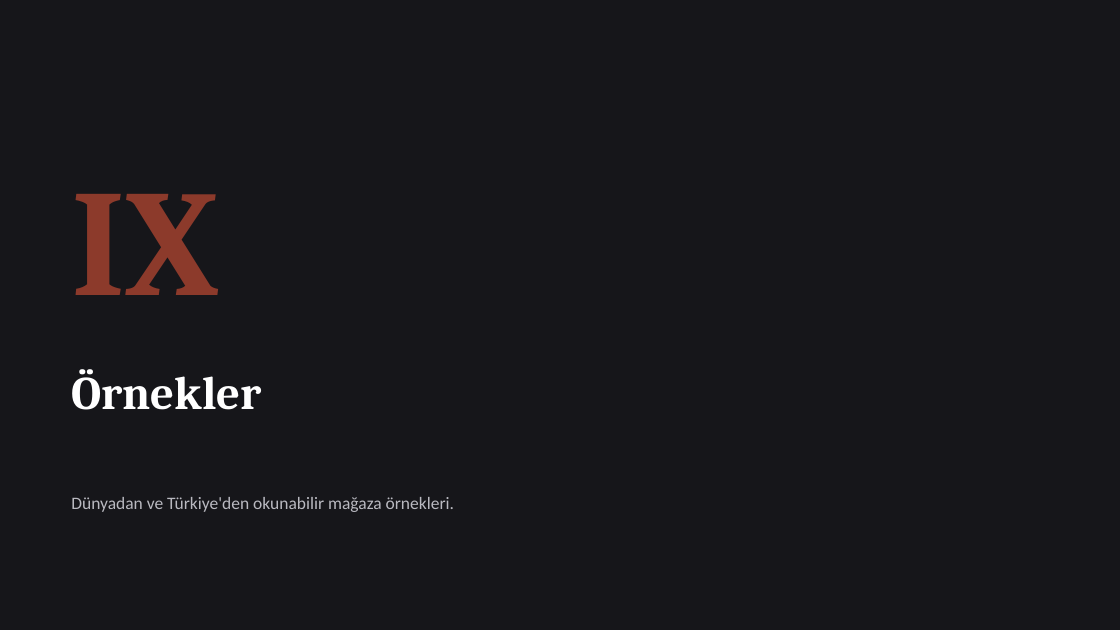
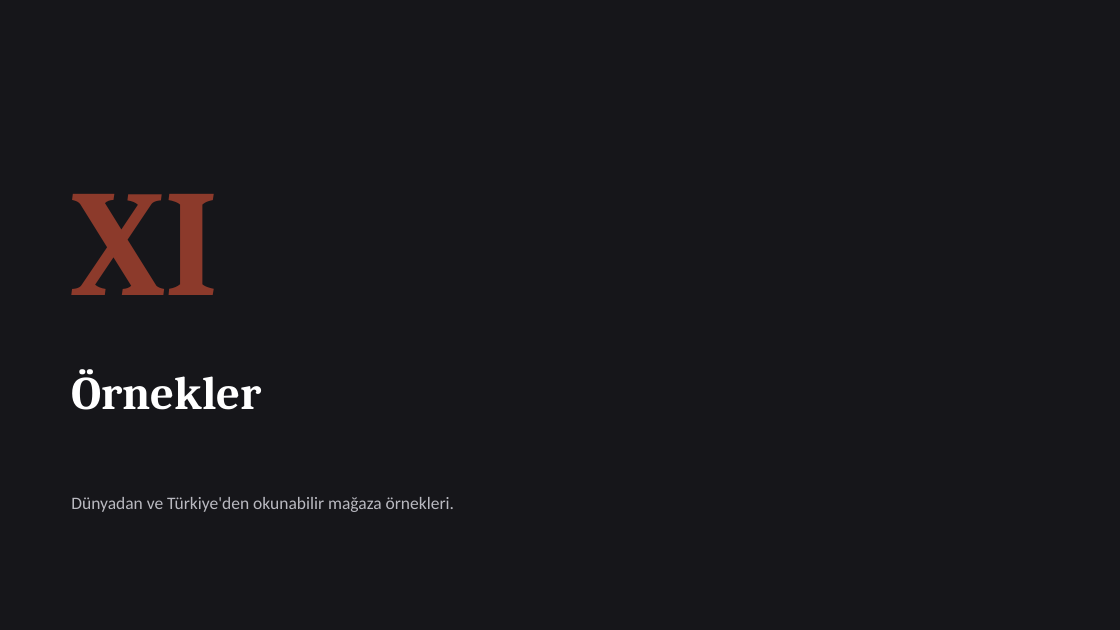
Before and after one commit to bunal91/sanat-ve-mekan, a slide deck: slide 44 of magaza-tasarimi-dersi/Magaza-Tasarimi-Teorik-Sunum.pptx (slide 50 before the commit). Drawn at 1120x630 pixels with LibreOffice and Linux fonts; fonts in the diff are those of the drawing. Boxes give left, top, right and bottom in pixels: in the first picture for what was removed or moved away, otherwise in the second. Text is boxed around its words. In the diff, an @@ line names an element or a change of style, - is before the commit and + after.

```diff
--- a/magaza-tasarimi-dersi/Magaza-Tasarimi-Teorik-Sunum.pptx
+++ b/magaza-tasarimi-dersi/Magaza-Tasarimi-Teorik-Sunum.pptx
@@ text at box(71, 194, 219, 295): text changed @@
-IX
+XI
```
Also in this commit, not shown: 18 other slides changed, 29 slides added, 37 slides removed, 1 other file.
